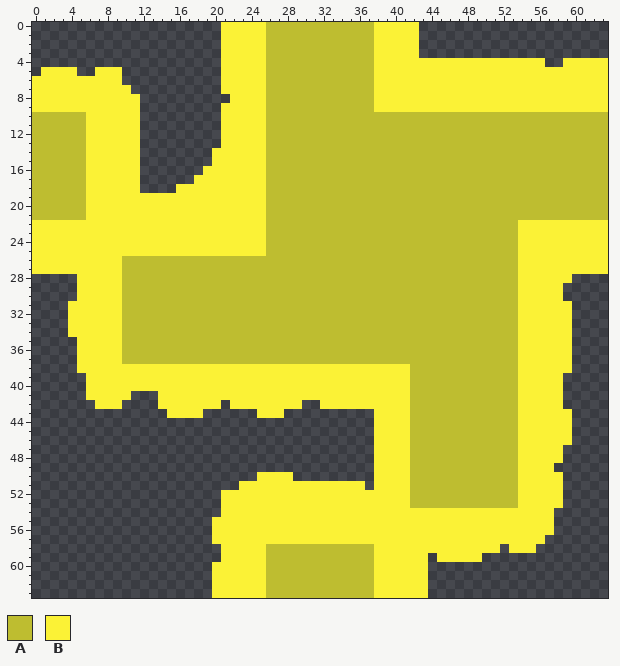
One commit to this pixel-art file: Assets/_MagicGame/Content/_Visuals/Aseprite/TerrainTiles/SandTiles/terr_tile_sand.aseprite. The picture above is the old version.
64x64 pixels, 1 frame.
Palette (. is transparent): A #bebd30  B #fbf236
Pixels before (only the part around the change), first column x 0:
 0 .....................BBBBBAAAAAAAAAAAABBBBB.....................
 1 .....................BBBBBAAAAAAAAAAAABBBBB.....................
 2 .....................BBBBBAAAAAAAAAAAABBBBB.....................
 3 .....................BBBBBAAAAAAAAAAAABBBBB.....................
 4 .....................BBBBBAAAAAAAAAAAABBBBBBBBBBBBBBBBBBB..BBBBB
 5 .BBBB..BBB...........BBBBBAAAAAAAAAAAABBBBBBBBBBBBBBBBBBBBBBBBBB
 6 BBBBBBBBBB...........BBBBBAAAAAAAAAAAABBBBBBBBBBBBBBBBBBBBBBBBBB
 7 BBBBBBBBBBB..........BBBBBAAAAAAAAAAAABBBBBBBBBBBBBBBBBBBBBBBBBB
 8 BBBBBBBBBBBB..........BBBBAAAAAAAAAAAABBBBBBBBBBBBBBBBBBBBBBBBBB
 9 BBBBBBBBBBBB.........BBBBBAAAAAAAAAAAABBBBBBBBBBBBBBBBBBBBBBBBBB
10 AAAAAABBBBBB.........BBBBBAAAAAAAAAAAAAAAAAAAAAAAAAAAAAAAAAAAAAA
11 AAAAAABBBBBB.........BBBBBAAAAAAAAAAAAAAAAAAAAAAAAAAAAAAAAAAAAAA
12 AAAAAABBBBBB.........BBBBBAAAAAAAAAAAAAAAAAAAAAAAAAAAAAAAAAAAAAA
13 AAAAAABBBBBB.........BBBBBAAAAAAAAAAAAAAAAAAAAAAAAAAAAAAAAAAAAAA
14 AAAAAABBBBBB........BBBBBBAAAAAAAAAAAAAAAAAAAAAAAAAAAAAAAAAAAAAA
15 AAAAAABBBBBB........BBBBBBAAAAAAAAAAAAAAAAAAAAAAAAAAAAAAAAAAAAAA
16 AAAAAABBBBBB.......BBBBBBBAAAAAAAAAAAAAAAAAAAAAAAAAAAAAAAAAAAAAA
17 AAAAAABBBBBB......BBBBBBBBAAAAAAAAAAAAAAAAAAAAAAAAAAAAAAAAAAAAAA
18 AAAAAABBBBBB....BBBBBBBBBBAAAAAAAAAAAAAAAAAAAAAAAAAAAAAAAAAAAAAA
19 AAAAAABBBBBBBBBBBBBBBBBBBBAAAAAAAAAAAAAAAAAAAAAAAAAAAAAAAAAAAAAA
20 AAAAAABBBBBBBBBBBBBBBBBBBBAAAAAAAAAAAAAAAAAAAAAAAAAAAAAAAAAAAAAA
21 AAAAAABBBBBBBBBBBBBBBBBBBBAAAAAAAAAAAAAAAAAAAAAAAAAAAAAAAAAAAAAA
22 BBBBBBBBBBBBBBBBBBBBBBBBBBAAAAAAAAAAAAAAAAAAAAAAAAAAAABBBBBBBBBB
23 BBBBBBBBBBBBBBBBBBBBBBBBBBAAAAAAAAAAAAAAAAAAAAAAAAAAAABBBBBBBBBB
24 BBBBBBBBBBBBBBBBBBBBBBBBBBAAAAAAAAAAAAAAAAAAAAAAAAAAAABBBBBBBBBB
25 BBBBBBBBBBBBBBBBBBBBBBBBBBAAAAAAAAAAAAAAAAAAAAAAAAAAAABBBBBBBBBB
26 BBBBBBBBBBAAAAAAAAAAAAAAAAAAAAAAAAAAAAAAAAAAAAAAAAAAAABBBBBBBBBB
27 BBBBBBBBBBAAAAAAAAAAAAAAAAAAAAAAAAAAAAAAAAAAAAAAAAAAAABBBBBBBBBB
28 .....BBBBBAAAAAAAAAAAAAAAAAAAAAAAAAAAAAAAAAAAAAAAAAAAABBBBBB....
29 .....BBBBBAAAAAAAAAAAAAAAAAAAAAAAAAAAAAAAAAAAAAAAAAAAABBBBB.....
30 .....BBBBBAAAAAAAAAAAAAAAAAAAAAAAAAAAAAAAAAAAAAAAAAAAABBBBB.....
31 ....BBBBBBAAAAAAAAAAAAAAAAAAAAAAAAAAAAAAAAAAAAAAAAAAAABBBBBB....
32 ....BBBBBBAAAAAAAAAAAAAAAAAAAAAAAAAAAAAAAAAAAAAAAAAAAABBBBBB....
33 ....BBBBBBAAAAAAAAAAAAAAAAAAAAAAAAAAAAAAAAAAAAAAAAAAAABBBBBB....
34 ....BBBBBBAAAAAAAAAAAAAAAAAAAAAAAAAAAAAAAAAAAAAAAAAAAABBBBBB....
35 .....BBBBBAAAAAAAAAAAAAAAAAAAAAAAAAAAAAAAAAAAAAAAAAAAABBBBBB....
36 .....BBBBBAAAAAAAAAAAAAAAAAAAAAAAAAAAAAAAAAAAAAAAAAAAABBBBBB....
37 .....BBBBBAAAAAAAAAAAAAAAAAAAAAAAAAAAAAAAAAAAAAAAAAAAABBBBBB....
38 .....BBBBBBBBBBBBBBBBBBBBBBBBBBBBBBBBBBBBBAAAAAAAAAAAABBBBBB....
39 ......BBBBBBBBBBBBBBBBBBBBBBBBBBBBBBBBBBBBAAAAAAAAAAAABBBBB.....
40 ......BBBBBBBBBBBBBBBBBBBBBBBBBBBBBBBBBBBBAAAAAAAAAAAABBBBB.....
41 ......BBBBB...BBBBBBBBBBBBBBBBBBBBBBBBBBBBAAAAAAAAAAAABBBBB.....
42 .......BBB....BBBBBBB.BBBBBBBB..BBBBBBBBBBAAAAAAAAAAAABBBBB.....
43 ...............BBBB......BBB..........BBBBAAAAAAAAAAAABBBBBB....
44 ......................................BBBBAAAAAAAAAAAABBBBBB....
45 ......................................BBBBAAAAAAAAAAAABBBBBB....
46 ......................................BBBBAAAAAAAAAAAABBBBBB....
47 ......................................BBBBAAAAAAAAAAAABBBBB.....
48 ......................................BBBBAAAAAAAAAAAABBBBB.....
49 ......................................BBBBAAAAAAAAAAAABBBB......
50 .........................BBBB.........BBBBAAAAAAAAAAAABBBBB.....
51 .......................BBBBBBBBBBBBBB.BBBBAAAAAAAAAAAABBBBB.....
52 .....................BBBBBBBBBBBBBBBBBBBBBAAAAAAAAAAAABBBBB.....
53 .....................BBBBBBBBBBBBBBBBBBBBBAAAAAAAAAAAABBBBB.....
54 .....................BBBBBBBBBBBBBBBBBBBBBBBBBBBBBBBBBBBBB......
55 ....................BBBBBBBBBBBBBBBBBBBBBBBBBBBBBBBBBBBBBB......
56 ....................BBBBBBBBBBBBBBBBBBBBBBBBBBBBBBBBBBBBBB......
57 ....................BBBBBBBBBBBBBBBBBBBBBBBBBBBBBBBBBBBBB.......
58 .....................BBBBBAAAAAAAAAAAABBBBBBBBBBBBBB.BBB........
59 .....................BBBBBAAAAAAAAAAAABBBBBB.BBBBB..............
60 ....................BBBBBBAAAAAAAAAAAABBBBBB....................
61 ....................BBBBBBAAAAAAAAAAAABBBBBB....................
62 ....................BBBBBBAAAAAAAAAAAABBBBBB....................
63 ....................BBBBBBAAAAAAAAAAAABBBBBB....................
The same view after the edit:
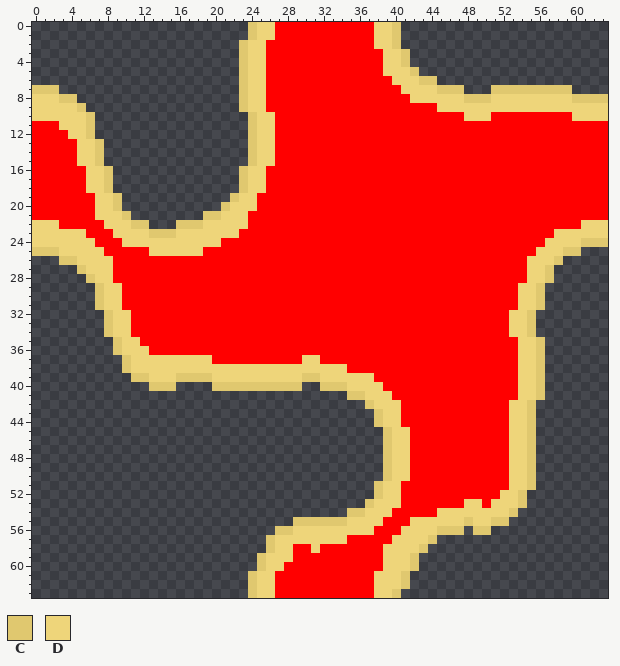
Colours new in this view: C #e0c86f  D #eed57a
Commit: Grass sand and water good for now
Changes in this commit:
layer "sand" added
layer "Layer 1" removed
colour A: #bebd30 -> #ff0000
Changed rows in their new state; - is a pixel that keeps its letter.
first column x 0:
 0 ---------------------...CDD-----------DDC..---------------------
 1 ---------------------...CDD-----------DDC..---------------------
 2 ---------------------..CDD------------DDC..---------------------
 3 ---------------------..CDD------------ADDC.---------------------
 4 ---------------------..CDD------------ADDC...............--.....
 5 -....--...-----------..CDD------------ADDDC.....................
 6 ..........-----------..CDD------------AADDDCC...................
 7 CCC........----------..CDD------------AAADDDDCCC...CCCCCCCCC....
 8 DDDCC.......----------.CDD------------AAAADDDDDDCCCDDDDDDDDDCCCC
 9 DDDDDC......---------..CDD------------AAAAAAADDDDDDDDDDDDDDDDDDD
10 DDDDDDC.....---------...CDD---------------------DDD---------DDDD
11 ---DDDC.....---------...CDD-------------------------------------
12 ----DDC.....---------...CDD-------------------------------------
13 -----DDC....---------...CDD-------------------------------------
14 -----DDC....--------....CDD-------------------------------------
15 -----DDC....--------....CDD-------------------------------------
16 ------DDC...-------....CDD--------------------------------------
17 ------DDC...------.....CDD--------------------------------------
18 ------DDC...----.......CDD--------------------------------------
19 ------ADDC............CDDA--------------------------------------
20 ------ADDC...........CDDDA--------------------------------------
21 ------ADDDC........CCDDDAA--------------------------------------
22 DDDAAAAADDDCC...CCCDDDDDAA----------------------------AAAAAAADDD
23 DDDDDDAAADDDDCCCDDDDDDDAAA----------------------------AAAADDDDDD
24 DDDDDDDAAADDDDDDDDDDDAAAAA----------------------------AAADDDDCCC
25 CCCDDDDDAAAAADDDDDDAAAAAAA----------------------------AADDDCC...
26 ...CCDDDDA--------------------------------------------ADDDC.....
27 .....CDDDA--------------------------------------------ADDC......
28 -----.CDDA--------------------------------------------ADDC..----
29 -----..CDD--------------------------------------------DDC..-----
30 -----..CDD--------------------------------------------DDC..-----
31 ----...CDD--------------------------------------------DDC...----
32 ----....CDD------------------------------------------DDC....----
33 ----....CDD------------------------------------------DDC....----
34 ----....CDD------------------------------------------DDC....----
35 -----....CDD------------------------------------------DDC...----
36 -----....CDDD-----------------------------------------DDC...----
37 -----.....CDDDDDDDDD----------DD----------------------DDC...----
38 -----.....CDDDDDDDDDDDDDDDDDDDDDDDDAAAAAAA------------DDC...----
39 ------.....CCDDDCCCCDDDDDDDDDDCCDDDDDDAAAA------------DDC..-----
40 ------.......CCC....CCCCCCCCCC..CCCDDDDAAA------------DDC..-----
41 ------.....---.....................CCDDDAA------------DDC..-----
42 -------...----.......-........--.....CDDDA-----------DDC...-----
43 ---------------....------...----------CDDA-----------DDC....----
44 --------------------------------------CDDA-----------DDC....----
45 --------------------------------------.CDD-----------DDC....----
46 --------------------------------------.CDD-----------DDC....----
47 --------------------------------------.CDD-----------DDC...-----
48 --------------------------------------.CDD-----------DDC...-----
49 --------------------------------------.CDD-----------DDC..------
50 -------------------------....---------.CDD-----------DDC...-----
51 -----------------------..............-CDDA-----------DDC...-----
52 ---------------------.................CDDA----------DDC....-----
53 ---------------------................CDDDA------DD-DDDC....-----
54 ---------------------..............CCDDDAAAAADDDDDDDDC....------
55 --------------------.........CCCCCCDDDDAAADDDDDDCDDCC.....------
56 --------------------.......CCDDDDDDDDDAAADDDDCCC.CC.......------
57 --------------------......CDDDDDDDDAAAAADDDDC............-------
58 ---------------------.....CDD--D------ADDDDC........-...--------
59 ---------------------....CDDD---------ADDDC.-.....--------------
60 --------------------.....CDD----------ADDDC.--------------------
61 --------------------....CDD-----------DDDC..--------------------
62 --------------------....CDD-----------DDDC..--------------------
63 --------------------....CDD-----------DDC...--------------------
Where, in picture pixels (left, top, right, bottom), the same in both pictures:
changed: (32, 22, 608, 598)
